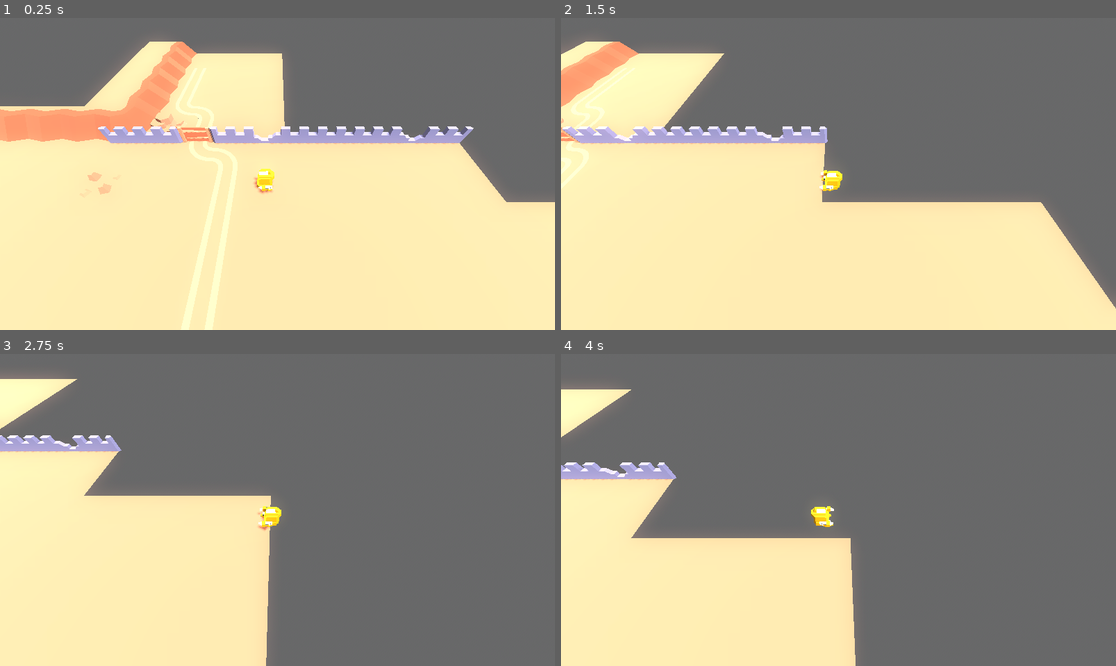
Above: before the commit, frames 1-4 (two rows, left to right).
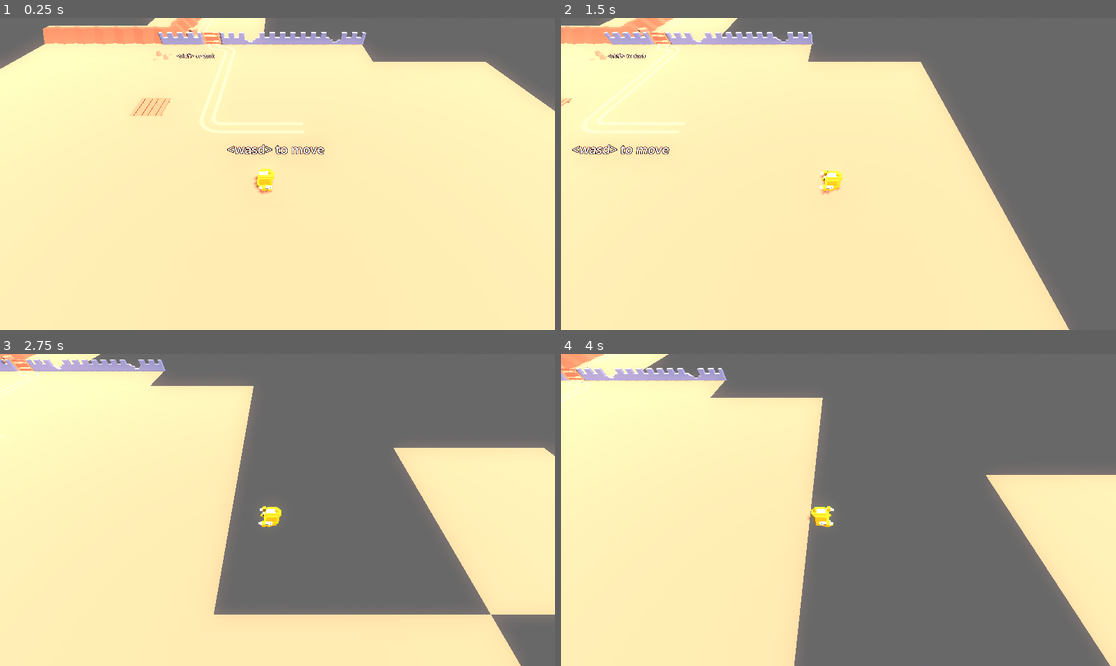
Above: after the commit, the same moments.

Repository: DreadBoy/children-of-the-parapet
Game: Godot game, scene res://scenes/test_scene.tscn
Same seed, same stepped clock (60 frames per second), same inputs: the game is played once before the commit and once after it.
Inputs:
- Up to frame 1 (0.25 s): no input
- Up to frame 2 (1.5 s): tap Enter at 0.5 s; hold D (move_right) 0.53-1.28 s; hold Shift (dash) 0.53-1.28 s; hold S (move_down) from 1.28 s (still down); tap Shift (dash) at 1.35 s
- Up to frame 3 (2.75 s): release S (move_down) at 2.03 s; hold D (move_right) from 2.03 s (still down); hold Shift (dash) from 2.03 s (still down)
- Up to frame 4 (4 s): release D (move_right) at 2.78 s; release Shift (dash) at 2.78 s; hold W (move_up) 2.78-3.53 s; tap Shift (dash) at 2.85 s; hold A (move_left) from 3.53 s (still down); hold Shift (dash) from 3.53 s (still down)

The runs differ from the first frame. In frame 1, 30% of the frame differs, in the area x 0-100%, y 0-100%; in frame 2, 28%; in frame 3, 35%; in frame 4, 31%.

Commit message:
Add instructions regarding player controls

Diff:
--- a/scenes/test_scene.tscn
+++ b/scenes/test_scene.tscn
@@ -80,7 +80,7 @@
 [node name="gate" parent="." instance=ExtResource("2_s2oed")]
 
 [node name="CameraPivot" type="Marker3D" parent="."]
-transform = Transform3D(1, 0, 0, 0, 1, 0, 0, 0, 1, 0, 0, -3)
+transform = Transform3D(1, 0, 0, 0, 1, 0, 0, 0, 1, 7.12349, -4.76837e-07, -3.97631)
 script = ExtResource("3_46bpt")
 
 [node name="Camera3D" type="Camera3D" parent="CameraPivot"]
@@ -88,4 +88,14 @@
 size = 5.0
 
 [node name="character" parent="." instance=ExtResource("2_0x6iv")]
-transform = Transform3D(1, 0, 0, 0, 1, 0, 0, 0, 1, -0.00484991, -4.76837e-07, -3.00508)
+transform = Transform3D(1, 0, 0, 0, 1, 0, 0, 0, 1, 7.12349, -4.76837e-07, -3.97631)
+
+[node name="Label3D" type="Label3D" parent="."]
+transform = Transform3D(-4.37114e-08, -0.866025, 0.5, 0, 0.5, 0.866025, -1, 3.78552e-08, -2.18557e-08, 0.587995, 0.291235, -0.743865)
+text = "<shift> to dash"
+font_size = 46
+
+[node name="Label3D2" type="Label3D" parent="."]
+transform = Transform3D(-4.37114e-08, -0.866025, 0.5, 0, 0.5, 0.866025, -1, 3.78552e-08, -2.18557e-08, 6.21827, 0.291235, -4.20258)
+text = "<wasd> to move"
+font_size = 64
Not shown, changed: README.md
